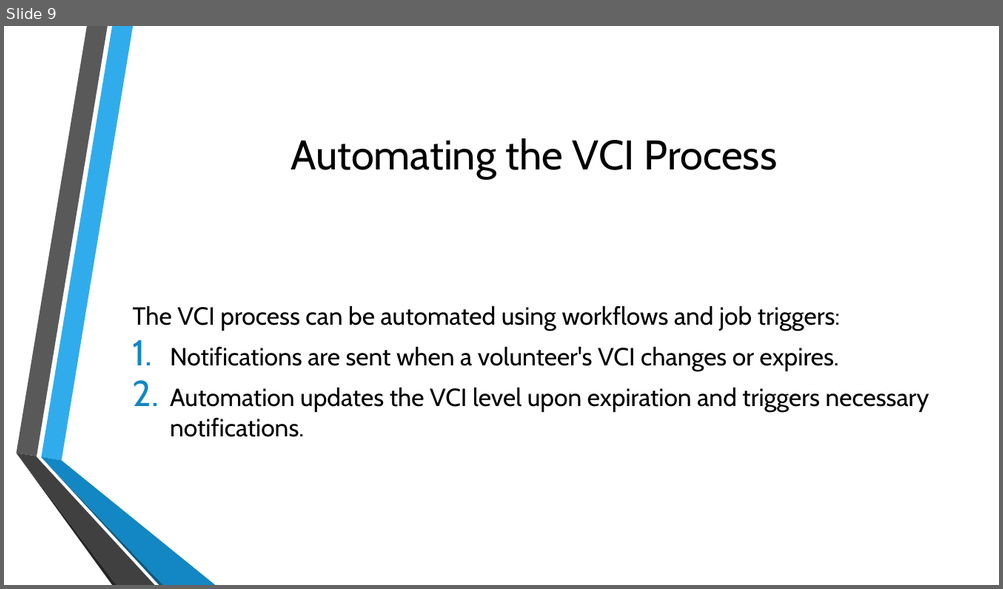
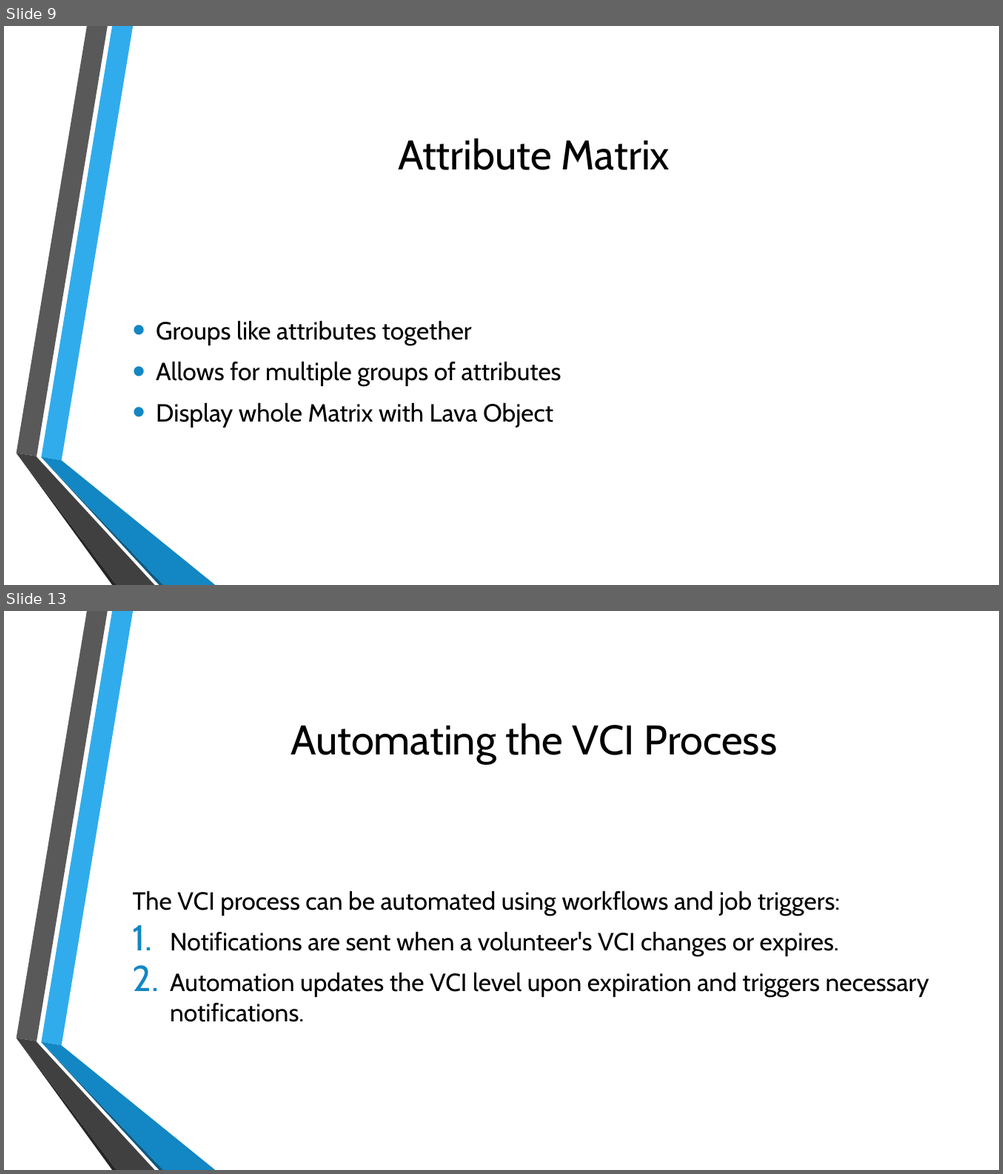
Before and after one commit to Community-Bible-Church/VCI, a slide deck: Recipe/Volunteer_Capacity_Indicator_Presentation.pptx. Shown one above the other, each under a label of ours: slide 9 before the commit, slides 9 and 13 after it; the slides between them are not shown. The pictures are 1003x589 and 1003x1174 pixels, drawn with LibreOffice and Linux fonts; fonts in the diff are those of the drawing; background and template pictures are left out. Boxes give left, top, right and bottom in pixels: in the first picture for what was removed or moved away, otherwise in the second. Text is boxed around its words. In the diff, an @@ line names an element or a change of style, - is before the commit and + after.

```diff
--- a/Recipe/Volunteer_Capacity_Indicator_Presentation.pptx
+++ b/Recipe/Volunteer_Capacity_Indicator_Presentation.pptx
@@ slide 9 added at (x1=4, y1=26, x2=999, y2=585), background picture (left out); not listed: 6 template elements that a slide beside it also shows @@
@@ title added at (x1=398, y1=138, x2=670, y2=170), 40 pt, text #000000 @@
+Attribute Matrix
@@ text added at (x1=156, y1=321, x2=561, y2=428), 24 pt, text #000000 @@
+• Groups like attributes together
+• Allows for multiple groups of attributes
+• Display whole Matrix with Lava Object
@@ what was slide 9 is now slide 13 @@
```
Also in this commit, not shown: 1 slide changed, 3 other slides added.
